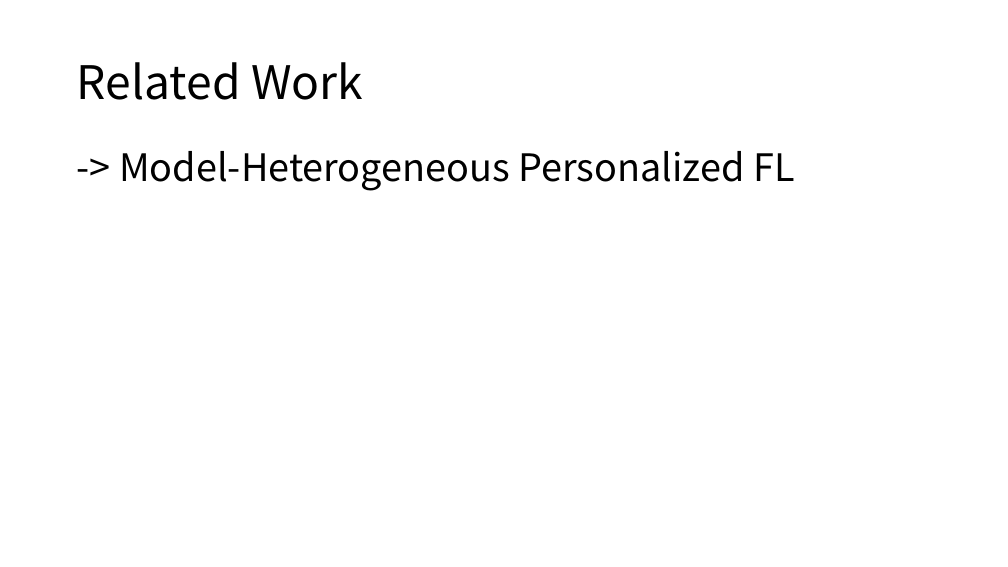
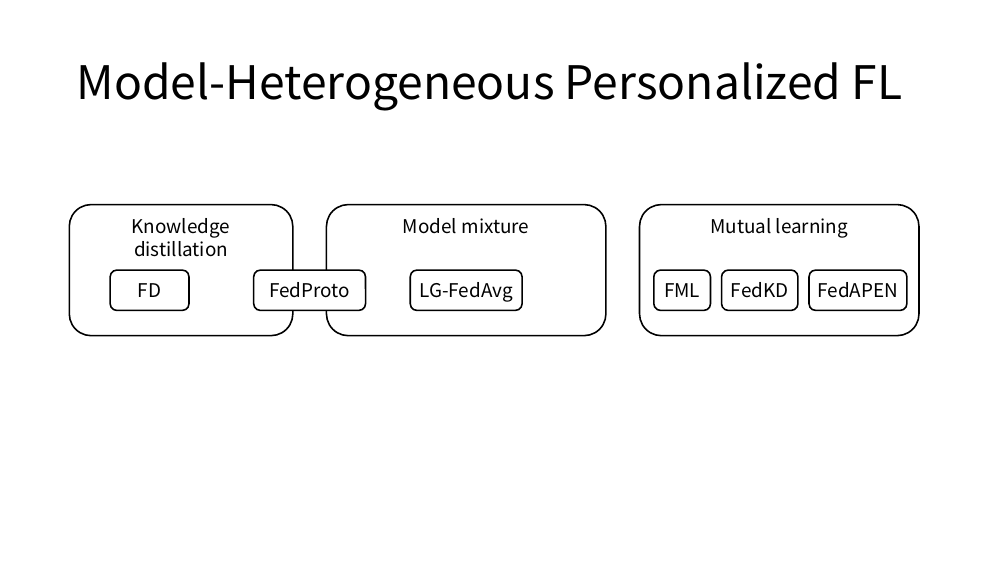
Before and after one commit to topaz11100/icon_semina, a slide deck: slide 5 of 0311/세미나발표.pptx (slide 4 before the commit). Drawn at 1008x567 pixels with LibreOffice and Linux fonts; fonts in the diff are those of the drawing. Boxes give left, top, right and bottom in pixels: in the first picture for what was removed or moved away, otherwise in the second. Text is boxed around its words. In the diff, an @@ line names an element or a change of style, - is before the commit and + after.

```diff
--- a/0311/세미나발표.pptx
+++ b/0311/세미나발표.pptx
@@ title at box(77, 62, 903, 111): text changed @@
-Related Work
+Model-Heterogeneous Personalized FL
@@ text removed at box(119, 151, 794, 191) @@
--> Model-Heterogeneous Personalized FL
@@ rounded rectangle added at box(70, 205, 293, 336), fill #FFFFFF, outline #000000 1.5 pt, 18 pt, text #000000 @@
+Knowledge distillation
@@ rounded rectangle added at box(327, 205, 606, 336), fill #FFFFFF, outline #000000 1.5 pt, 18 pt, text #000000 @@
+Model mixture
@@ rounded rectangle added at box(640, 205, 920, 336), fill #FFFFFF, outline #000000 1.5 pt, 18 pt, text #000000 @@
+Mutual learning
@@ rounded rectangle added at box(110, 270, 189, 310), fill #FFFFFF, outline #000000 1.5 pt, 18 pt, text #000000 @@
+FD
@@ rounded rectangle added at box(254, 270, 366, 310), fill #FFFFFF, outline #000000 1.5 pt, 18 pt, text #000000 @@
+FedProto
@@ rounded rectangle added at box(411, 270, 523, 310), fill #FFFFFF, outline #000000 1.5 pt, 18 pt, text #000000 @@
+LG-FedAvg
@@ rounded rectangle added at box(654, 270, 711, 310), fill #FFFFFF, outline #000000 1.5 pt, 18 pt, text #000000 @@
+FML
@@ rounded rectangle added at box(722, 270, 799, 310), fill #FFFFFF, outline #000000 1.5 pt, 18 pt, text #000000 @@
+FedKD
@@ rounded rectangle added at box(809, 270, 907, 310), fill #FFFFFF, outline #000000 1.5 pt, 18 pt, text #000000 @@
+FedAPEN
```
Also in this commit, not shown: 7 other slides changed, 9 slides added, 3 slides removed.
